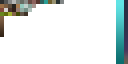
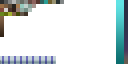
Layered file, before and after one edit (128 x 64). Changes by layer:
added layer "Layer 5" (multiply) above "Layer 4" over [0, 59, 56, 64]
renamed "Layer 2" to "Layer 4", painted on it over [0, 56, 56, 64]
